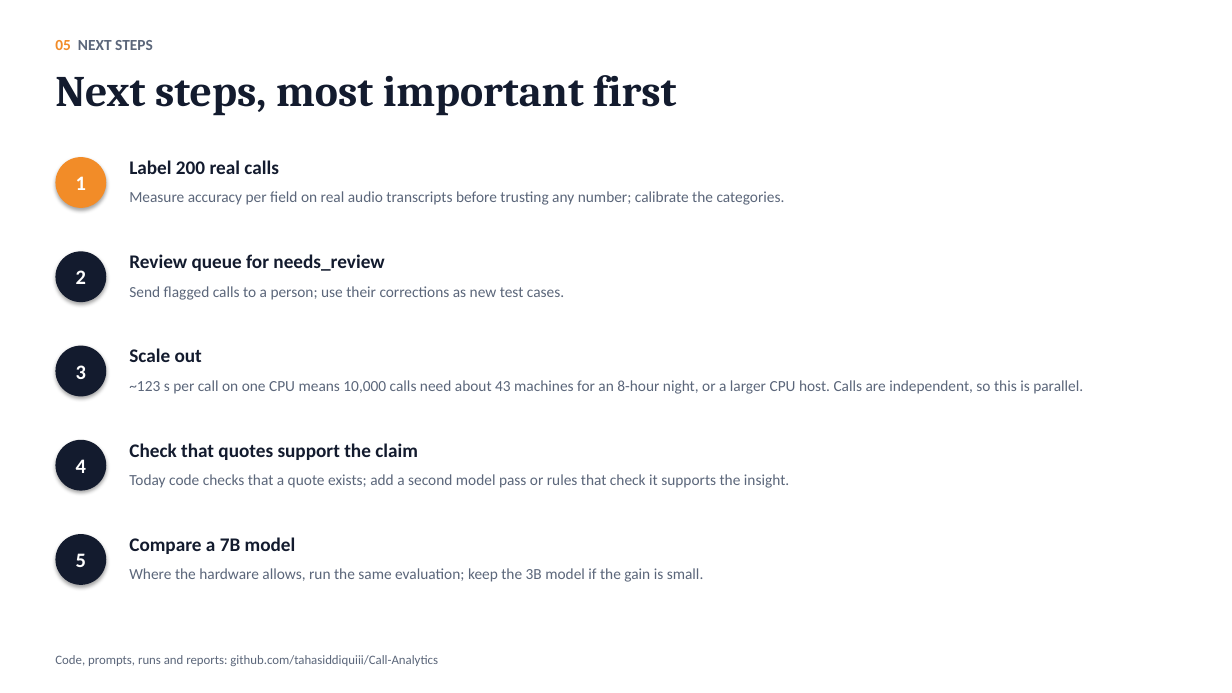
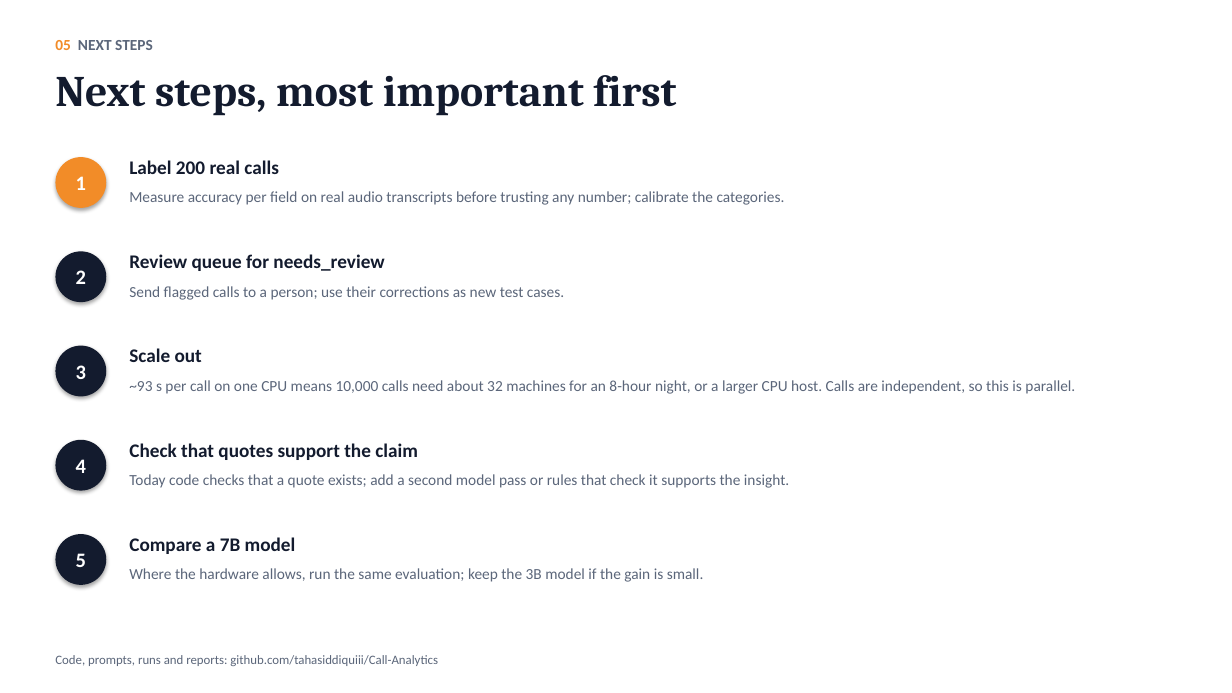
Before and after one commit to tahasiddiquiii/Call-Analytics, a slide deck: slide 5 of submission/slides.pptx. Drawn at 1232x693 pixels with LibreOffice and Linux fonts; fonts in the diff are those of the drawing. Boxes give left, top, right and bottom in pixels: in the first picture for what was removed or moved away, otherwise in the second. Text is boxed around its words. In the diff, an @@ line names an element or a change of style, - is before the commit and + after.

```diff
--- a/submission/slides.pptx
+++ b/submission/slides.pptx
@@ text at [129, 380, 1075, 394]: text changed @@
-~123 s per call on one CPU means 10,000 calls need about 43 machines for an 8-hour night, or a larger CPU host. Calls are independent, so this is parallel.
+~93 s per call on one CPU means 10,000 calls need about 32 machines for an 8-hour night, or a larger CPU host. Calls are independent, so this is parallel.
```
Also in this commit, not shown: 4 other slides changed, 15 other files.
